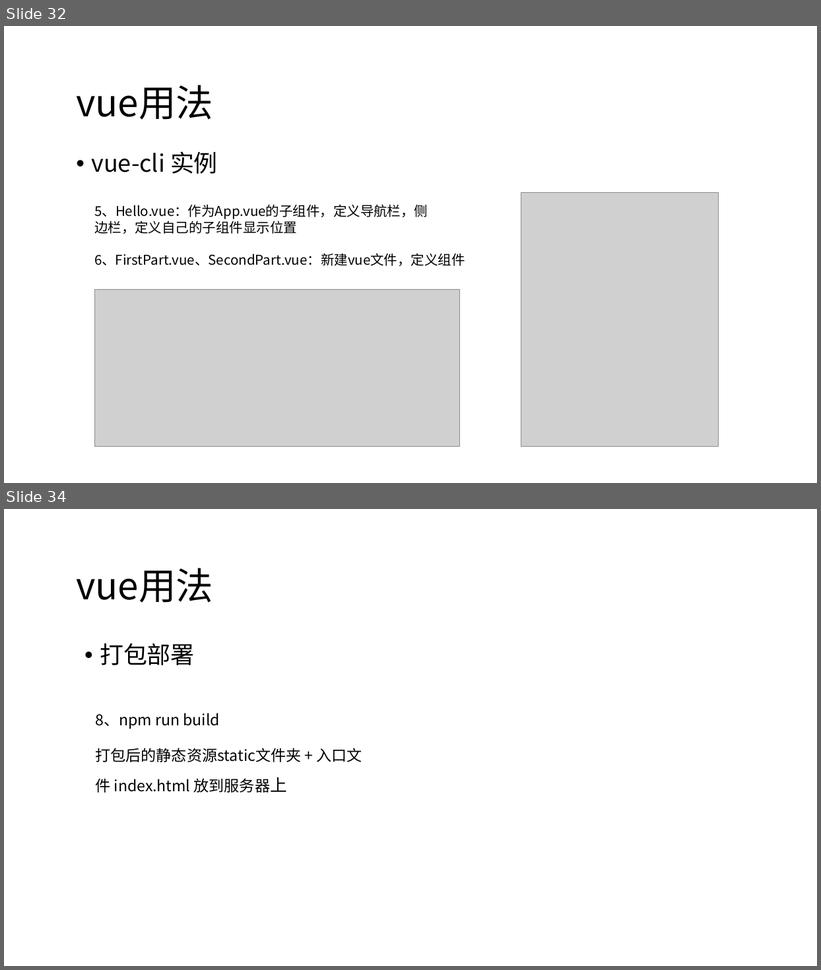
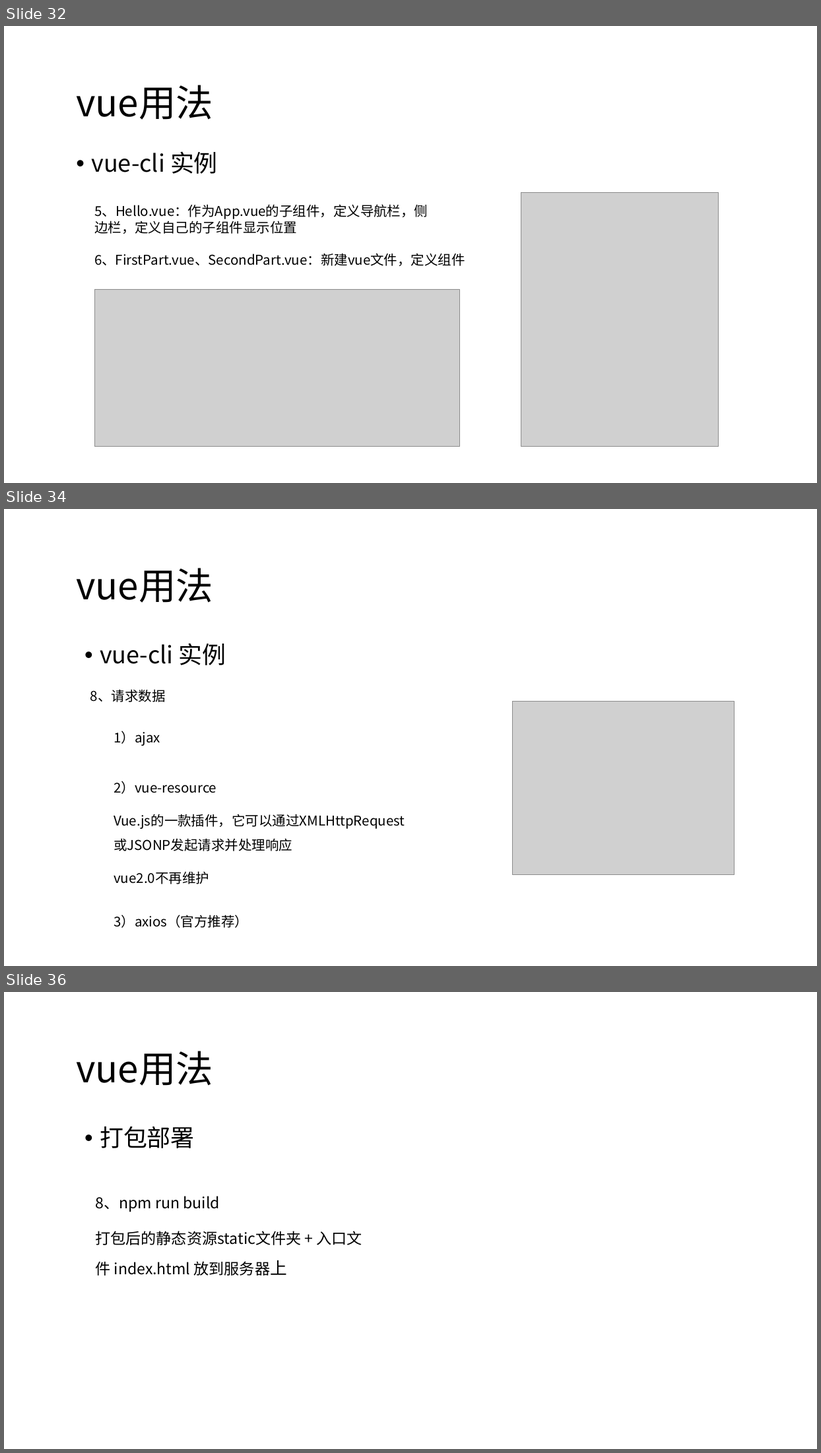
Before and after one commit to candisecandise/gitpractice, a slide deck: 前后端分离初探.pptx. Shown one above the other, each under a label of ours: slides 32 and 34 before the commit, slides 32, 34 and 36 after it; the slides between them are not shown. The pictures are 821x970 and 821x1453 pixels, drawn with LibreOffice and Linux fonts; fonts in the diff are those of the drawing; grey boxes stand for pictures. Boxes give left, top, right and bottom in pixels: in the first picture for what was removed or moved away, otherwise in the second. Text is boxed around its words. In the diff, an @@ line names an element or a change of style, - is before the commit and + after.

```diff
--- a/前后端分离初探.pptx
+++ b/前后端分离初探.pptx
@@ slide 34 added at (4, 509, 817, 966), background #FFFFFF @@
@@ text added at (76, 568, 213, 603), 44 pt, text #000000 @@
+vue用法
@@ text added at (100, 643, 226, 665), 28 pt, text #000000 @@
+• vue-cli 实例
@@ text added at (90, 689, 166, 702), 16 pt, text #000000 @@
+8、请求数据
@@ picture added at (513, 702, 734, 875) @@
@@ text added at (114, 731, 160, 746), 16 pt, text #000000 @@
+1）ajax
@@ text added at (114, 781, 405, 885), 16 pt, text #000000 @@
+2）vue-resource
+Vue.js的一款插件，它可以通过XMLHttpRequest或JSONP发起请求并处理响应
+vue2.0不再维护
@@ text added at (114, 915, 248, 928), 16 pt, text #000000 @@
+3）axios（官方推荐）
@@ what was slide 34 is now slide 36 @@
```
Also in this commit, not shown: 2 slides changed, 1 other slide added, 6 other files.
